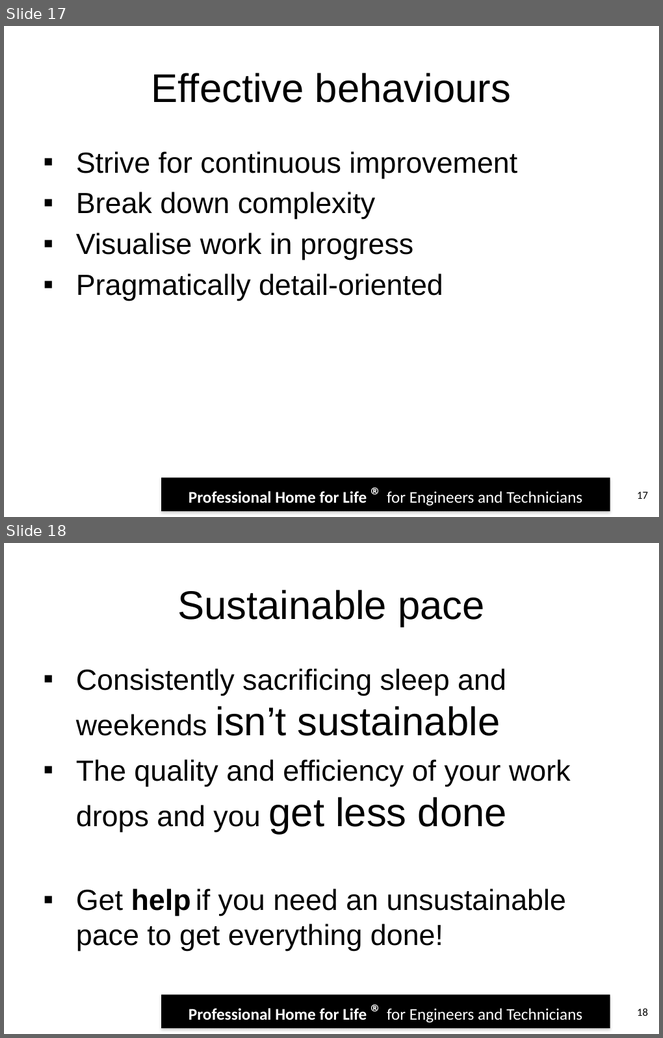
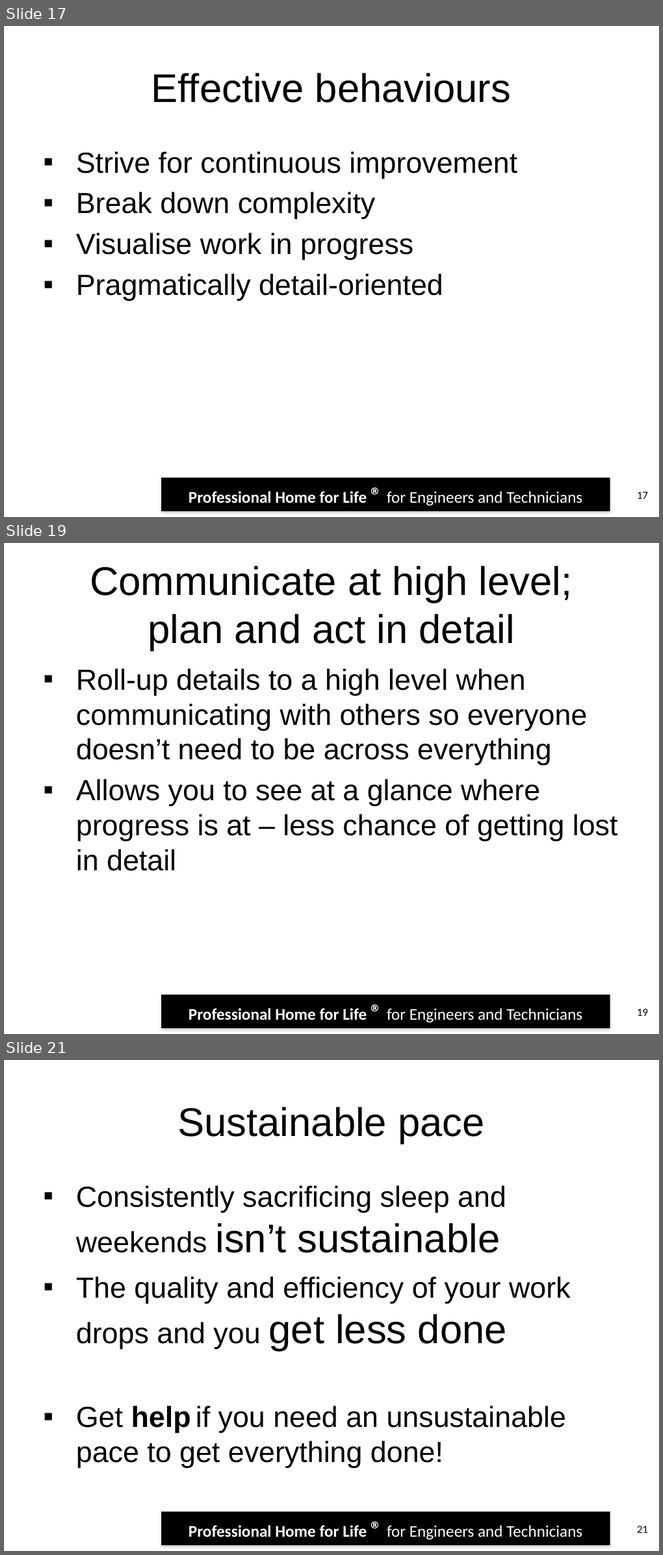
Before and after one commit to robdmoore/IETTimeManagementPresentation, a slide deck: TimeManagementAndProjectPlanning.pptx. Shown one above the other, each under a label of ours: slides 17 and 18 before the commit, slides 17, 19 and 21 after it; the slides between them are not shown. The pictures are 663x1038 and 663x1555 pixels, drawn with LibreOffice and Linux fonts; fonts in the diff are those of the drawing; background and template pictures are left out. Boxes give left, top, right and bottom in pixels: in the first picture for what was removed or moved away, otherwise in the second. Text is boxed around its words. In the diff, an @@ line names an element or a change of style, - is before the commit and + after.

```diff
--- a/TimeManagementAndProjectPlanning.pptx
+++ b/TimeManagementAndProjectPlanning.pptx
@@ slide 19 added at (4,543,659,1034), background #FFFFFF; not listed: 1 template element that a slide beside it also shows @@
@@ title added at (90,566,573,651), 44 pt, text #000000 @@
+Communicate at high level;
+plan and act in detail
@@ text added at (76,668,618,871), 32 pt, text #000000 @@
+▪ Roll-up details to a high level when communicating with others so everyone doesn’t need to be across everything
+▪ Allows you to see at a glance where progress is at – less chance of getting lost in detail
@@ page number added at (637,1009,648,1016), 12 pt, text #000000 @@
+19
@@ what was slide 18 is now slide 21 @@
@@ page number at (637,1526,648,1533): text changed @@
-18
+21
```
Also in this commit, not shown: 3 other slides added.
